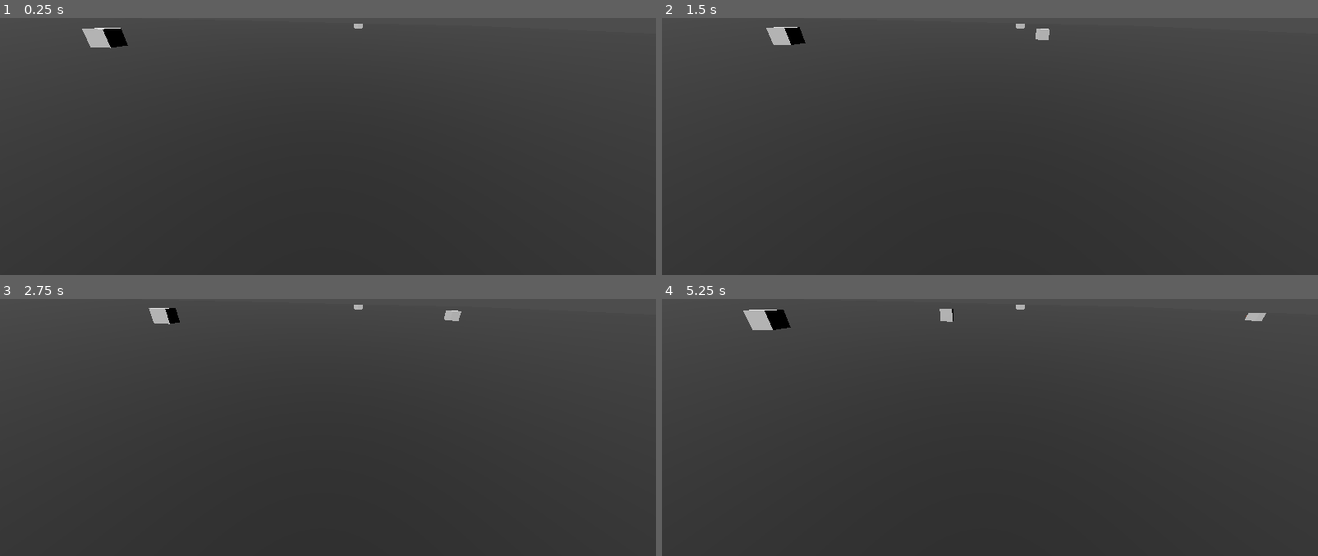
Above: before the commit, frames 1-4 (two rows, left to right).
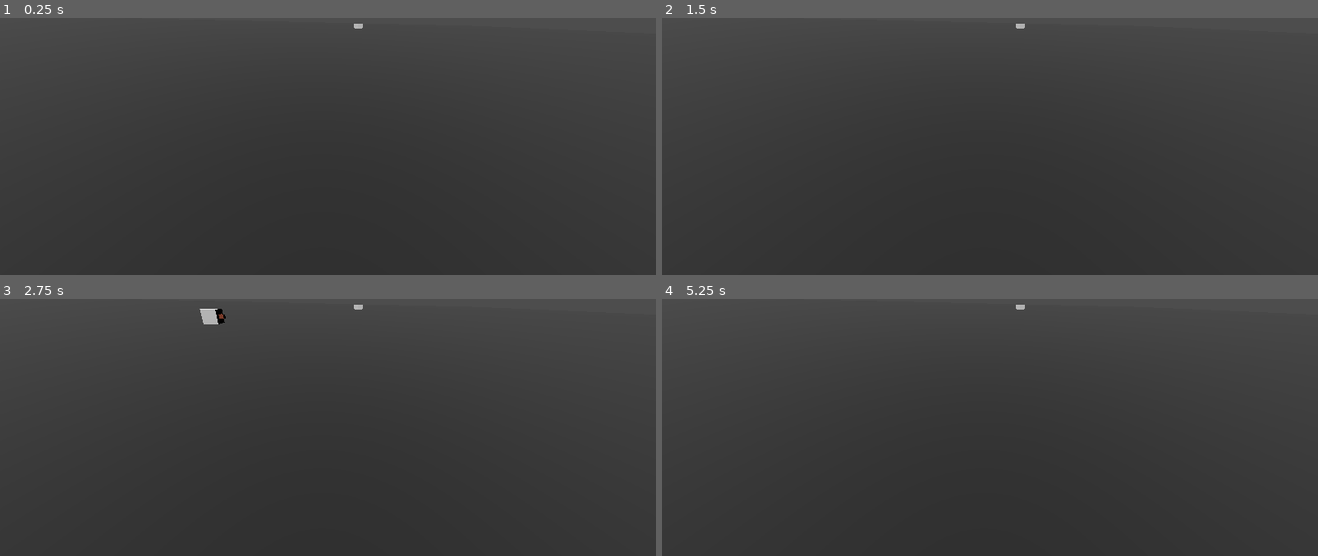
Above: after the commit, the same moments.

Repository: mulboor/kruispuntsimulatie
Game: Godot game, scene res://scenes/spaces/main.tscn
The game is run twice, just before and just after one commit, with the same random seed, the same clock (stepped at 60 frames per second) and the same inputs.
Inputs:
- Up to frame 1 (0.25 s): no input
- Up to frame 2 (1.5 s): no input
- Up to frame 3 (2.75 s): no input
- Up to frame 4 (5.25 s): no input

The runs differ from the first frame. In frame 1, 0.4% of the frame differs, in the area x 12-20%, y 3-12%; in frame 2, 0.4%; in frame 3, 0.5%; in frame 4, 0.7%, in the area x 12-93%, y 3-13%.

Commit message:
Ik ben bezig

Diff:
--- /dev/null
+++ b/car.tscn
@@ -0,0 +1,58 @@
+[gd_scene load_steps=8 format=3 uid="uid://dbgxwpyniukwv"]
+
+[ext_resource type="Script" path="res://scenes/components/road_user_vars.gd" id="1_gfqbc"]
+[ext_resource type="Script" path="res://scripts/states/state base/state_machine.gd" id="2_fbpe4"]
+[ext_resource type="Script" path="res://scripts/states/follow_path.gd" id="3_5p355"]
+[ext_resource type="Script" path="res://scripts/states/crash.gd" id="4_83dcm"]
+[ext_resource type="Script" path="res://scripts/states/delete_self.gd" id="5_1kxum"]
+
+[sub_resource type="BoxShape3D" id="BoxShape3D_nk13o"]
+
+[sub_resource type="StandardMaterial3D" id="StandardMaterial3D_y2qi2"]
+albedo_color = Color(0.368566, 0.132097, 0, 1)
+
+[node name="Car" type="Node3D"]
+transform = Transform3D(1, 0, 0, 0, 1, 0, 0, 0, 1, 0, 0.591327, 0)
+script = ExtResource("1_gfqbc")
+
+[node name="Statemachine" type="Node" parent="." node_paths=PackedStringArray("inital_state")]
+script = ExtResource("2_fbpe4")
+inital_state = NodePath("FollowPath")
+
+[node name="FollowPath" type="Node" parent="Statemachine" node_paths=PackedStringArray("rigidbody")]
+script = ExtResource("3_5p355")
+rigidbody = NodePath("../../RigidBody3D")
+
+[node name="Crash" type="Node" parent="Statemachine" node_paths=PackedStringArray("rigidbody")]
+script = ExtResource("4_83dcm")
+rigidbody = NodePath("../../RigidBody3D")
+
+[node name="DeleteSelf" type="Node" parent="Statemachine"]
+script = ExtResource("5_1kxum")
+countdown = 1.0
+
+[node name="RigidBody3D" type="RigidBody3D" parent="."]
+
+[node name="CollisionShape3D" type="CollisionShape3D" parent="RigidBody3D"]
+transform = Transform3D(1, 0, 0, 0, 1, 0, 0, 0, 1, -0.0134912, 0.00443017, 7.62939e-06)
+shape = SubResource("BoxShape3D_nk13o")
+
+[node name="CSGBox3D2" type="CSGBox3D" parent="RigidBody3D/CollisionShape3D"]
+transform = Transform3D(1, 0, 0, 0, 1, 0, 0, 0, 1, 0.0219845, 0, -0.649877)
+size = Vector3(0.3, 0.3, 0.3)
+material = SubResource("StandardMaterial3D_y2qi2")
+
+[node name="CSGBox3D" type="CSGBox3D" parent="RigidBody3D/CollisionShape3D"]
+
+[node name="RigidBody3D2" type="RigidBody3D" parent="."]
+
+[node name="CollisionShape3D" type="CollisionShape3D" parent="RigidBody3D2"]
+transform = Transform3D(1, 0, 0, 0, 1, 0, 0, 0, 1, -0.0134912, 0.00443017, 7.62939e-06)
+shape = SubResource("BoxShape3D_nk13o")
+
+[node name="CSGBox3D2" type="CSGBox3D" parent="RigidBody3D2/CollisionShape3D"]
+transform = Transform3D(1, 0, 0, 0, 1, 0, 0, 0, 1, 0.0219845, 0, -0.649877)
+size = Vector3(0.3, 0.3, 0.3)
+material = SubResource("StandardMaterial3D_y2qi2")
+
+[node name="CSGBox3D" type="CSGBox3D" parent="RigidBody3D2/CollisionShape3D"]
--- /dev/null
+++ b/main.tscn
@@ -0,0 +1,86 @@
+[gd_scene load_steps=9 format=3 uid="uid://b67nfs2jgvc4i"]
+
+[ext_resource type="Script" path="res://scripts/road_user_spawner.gd" id="1_03i1o"]
+[ext_resource type="PackedScene" uid="uid://bne2usp40hi4o" path="res://scenes/components/car.tscn" id="2_h37aa"]
+[ext_resource type="Script" path="res://scripts/general_road_user_stats.gd" id="3_mghry"]
+
+[sub_resource type="WorldBoundaryShape3D" id="WorldBoundaryShape3D_bnp7v"]
+
+[sub_resource type="PlaneMesh" id="PlaneMesh_656gl"]
+
+[sub_resource type="StandardMaterial3D" id="StandardMaterial3D_hikoc"]
+albedo_color = Color(0, 0, 0, 1)
+
+[sub_resource type="BoxShape3D" id="BoxShape3D_e4k3p"]
+size = Vector3(3.83746, 1, 1)
+
+[sub_resource type="Curve3D" id="Curve3D_cvp35"]
+_data = {
+"points": PackedVector3Array(0, 0, 0, 0, 0, 0, 0, 0, 0, 0, 0, 0, 0, 0, 0, 300, 0, 0),
+"tilts": PackedFloat32Array(0, 0)
+}
+point_count = 2
+
+[node name="Node3D" type="Node3D"]
+
+[node name="Enviroment" type="Node" parent="."]
+
+[node name="Ground" type="RigidBody3D" parent="Enviroment"]
+freeze = true
+
+[node name="CollisionShape3D" type="CollisionShape3D" parent="Enviroment/Ground"]
+shape = SubResource("WorldBoundaryShape3D_bnp7v")
+
+[node name="CSGMesh3D" type="CSGMesh3D" parent="Enviroment/Ground"]
+transform = Transform3D(100, 0, 0, 0, 100, 0, 0, 0, 100, 0, 0, 0)
+mesh = SubResource("PlaneMesh_656gl")
+material = SubResource("StandardMaterial3D_hikoc")
+
+[node name="RigidBody3D2" type="RigidBody3D" parent="Enviroment"]
+transform = Transform3D(1, 0, 0, 0, 1, 0, 0, 0, 1, 35.0971, 0.652096, 11.6077)
+mass = 1000.0
+metadata/_edit_group_ = true
+
+[node name="CSGBox3D" type="CSGBox3D" parent="Enviroment/RigidBody3D2"]
+size = Vector3(3.86768, 1, 1)
+
+[node name="CollisionShape3D" type="CollisionShape3D" parent="Enviroment/RigidBody3D2"]
+transform = Transform3D(1, 0, 0, 0, 1, 0, 0, 0, 1, -0.00552368, 0, 0)
+shape = SubResource("BoxShape3D_e4k3p")
+
+[node name="Spawners" type="Node" parent="."]
+
+[node name="CarSpawner" type="Node3D" parent="Spawners" node_paths=PackedStringArray("general_user_stats", "path")]
+transform = Transform3D(1, 0, 0, 0, 1, 0, 0, 0, 1, -18.6572, 0, 0)
+script = ExtResource("1_03i1o")
+time_between_spawns = 0.5
+general_user_stats = NodePath("../../RoadUserStats")
+path = NodePath("Path3D")
+user = ExtResource("2_h37aa")
+
+[node name="Path3D" type="Path3D" parent="Spawners/CarSpawner"]
+curve = SubResource("Curve3D_cvp35")
+
+[node name="CarSpawner2" type="Node3D" parent="Spawners" node_paths=PackedStringArray("general_user_stats", "path")]
+transform = Transform3D(-5.92058e-07, 0, -1, 0, 1, 0, 1, 0, -5.92058e-07, 5.07781, 0, -8.9708)
+script = ExtResource("1_03i1o")
+time_between_spawns = 1.0
+general_user_stats = NodePath("../../RoadUserStats")
+path = NodePath("Path3D")
+user = ExtResource("2_h37aa")
+
+[node name="Path3D" type="Path3D" parent="Spawners/CarSpawner2"]
+curve = SubResource("Curve3D_cvp35")
+
+[node name="RoadUserStats" type="Node" parent="."]
+script = ExtResource("3_mghry")
+max_speed = 0.5
+accel = 0.1
+
+[node name="Camera3D" type="Camera3D" parent="."]
+transform = Transform3D(-0.0888322, 0.381349, -0.920153, 0.0222999, 0.924335, 0.380929, 0.995797, 0.0133195, -0.0906148, -5.44542, 1.76972, 1.30317)
+fov = 92.8125
+
+[node name="DirectionalLight3D" type="DirectionalLight3D" parent="."]
+transform = Transform3D(-0.726575, 0.52402, -0.444401, 0, 0.64679, 0.762668, 0.687088, 0.554136, -0.469941, -48.2264, 16.2122, 68.9945)
+light_energy = 3.292
--- a/scripts/states/follow_path.gd
+++ b/scripts/states/follow_path.gd
@@ -10,7 +10,9 @@
 @onready var current_speed: float
 
 @onready var current_pos: Vector3
-@onready var last_post: Vector3
+@onready var last_pos: Vector3
+
+@onready var frame: int
 
 func enter() -> void:
 	user_vars.path_follow.loop = false
@@ -21,11 +23,13 @@
 
 	follow_path = true
 
-func update(_delta: float) -> void:
-	current_pos = user_vars.path_follow.position
-
 func physics_update(_delta: float) -> void:
 	print(rigidbody.linear_velocity)
+	if frame == 0 || frame % 2 == 0:
+		current_pos = user_vars.path_follow.global_position
+	else:
+		last_pos = user_vars.path_follow.global_position
+
 	# Laat snelheid toenemen tot de max_speed.
 	if follow_path:
 		if current_speed < user_vars.max_speed:
@@ -38,9 +42,9 @@
 
 	# Zet de positie van de auto gelijk aan die van de path_follow.
 	# Niet op de y want dan zou het de grond in gaan.
-	rigidbody.linear_velocity.z = user_vars.path_follow.global_position.z
+	rigidbody.linear_velocity.z = (current_pos.z - last_pos.z) / _delta
 	rigidbody.linear_velocity.x = user_vars.path_follow.global_position.x
-	rigidbody.global_rotation = user_vars.path_follow.rotation
+	rigidbody.global_rotation = user_vars.path_follow.global_rotation
 
 	# Verwijder de auto als het pad voltooid is
 	if user_vars.path_follow.progress_ratio >= 1.0:
